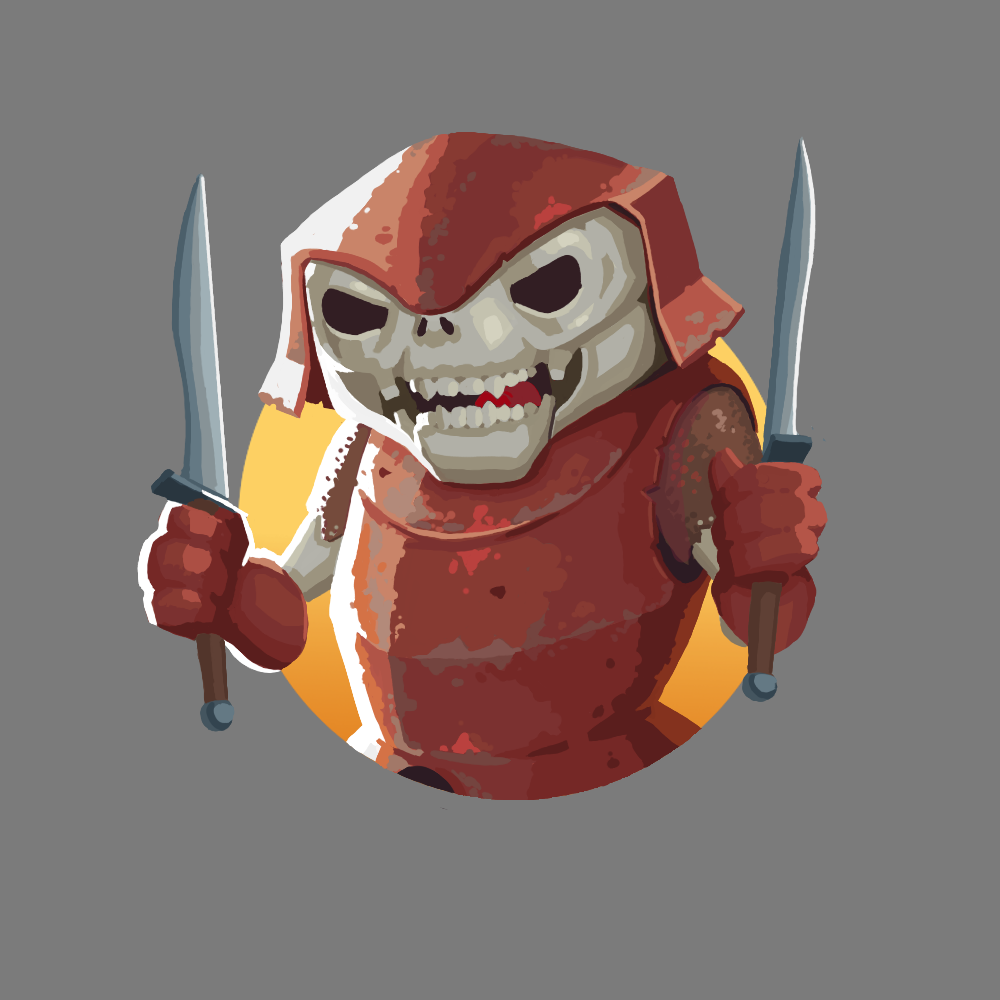
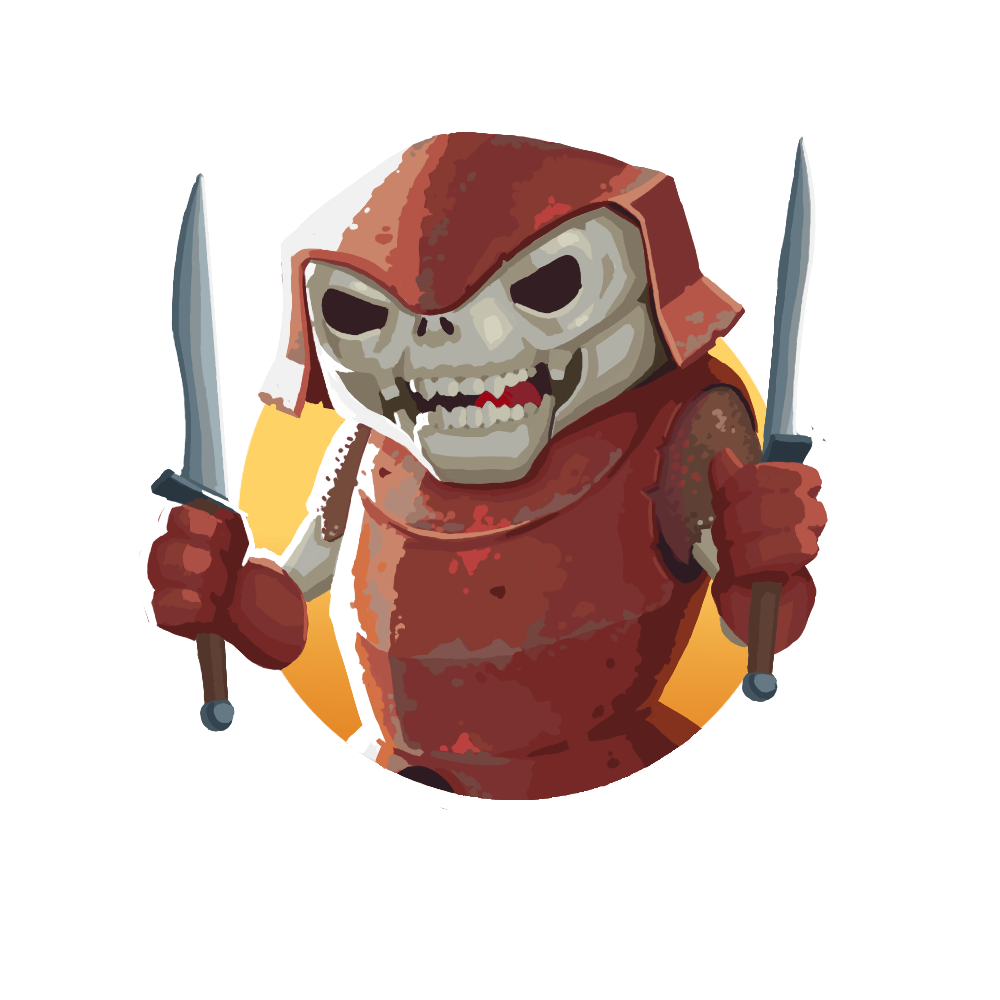
Two versions of the same layered image (1000x1000). Layer-by-layer changes:
removed layer "Background" over (0, 0, 1000, 1000)
